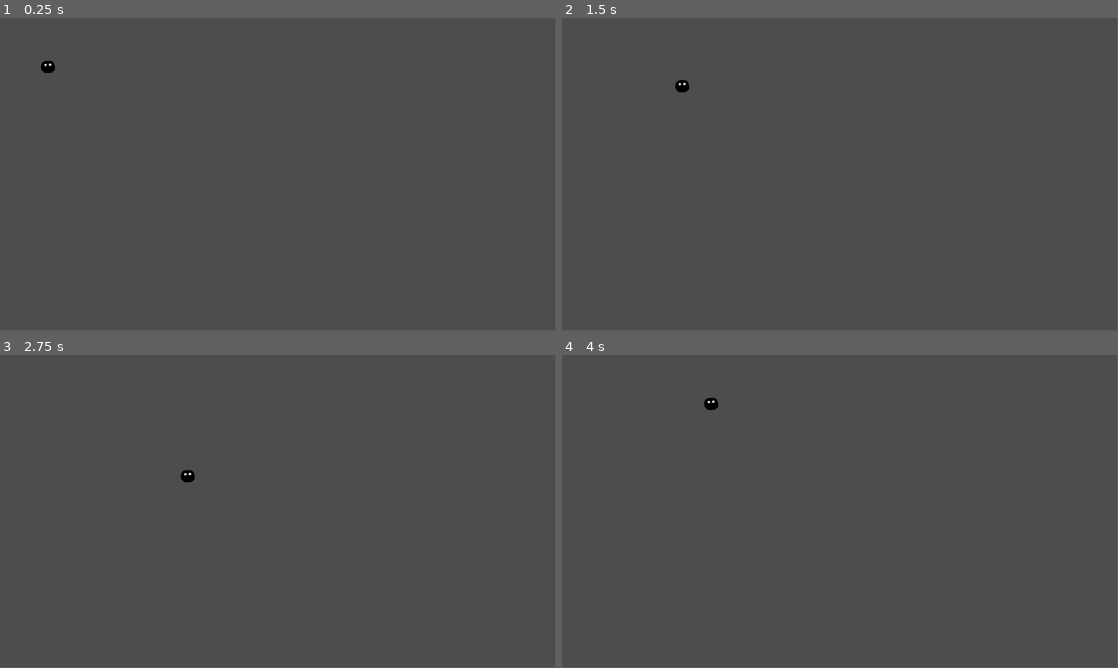
Above: before the commit, frames 1-4 (two rows, left to right).
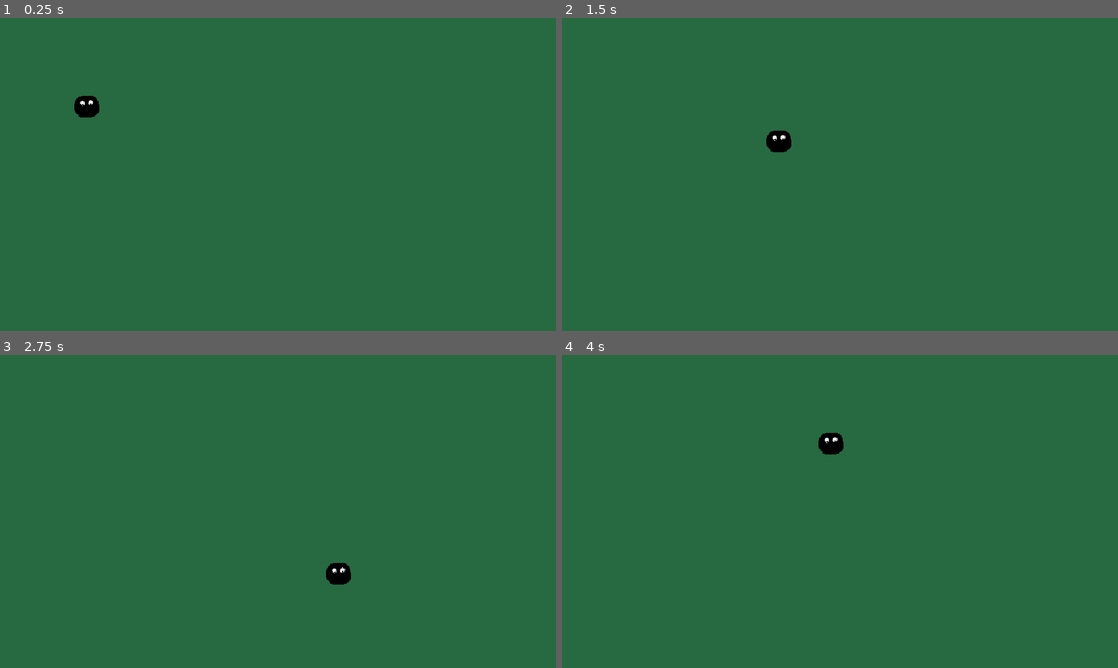
Above: after the commit, the same moments.

Repository: Akarui/GhostGame
Game: Godot game, scene res://scenes/root.tscn
Same seed, same stepped clock (60 frames per second), same inputs: the game is played once before the commit and once after it. Before the commit the project starts from res://init_node.tscn.
Inputs:
- Up to frame 1 (0.25 s): no input
- Up to frame 2 (1.5 s): tap Enter at 0.5 s; hold D (move_right) 0.53-1.28 s; hold S (move_down) from 1.28 s (still down)
- Up to frame 3 (2.75 s): release S (move_down) at 2.03 s; hold D (move_right) from 2.03 s (still down)
- Up to frame 4 (4 s): release D (move_right) at 2.78 s; hold W (move_up) 2.78-3.53 s; hold A (move_left) from 3.53 s (still down)
In our replay, the window is 799x449 before the commit and 800x450 after it. These sizes can differ from the game's own. Grey fills any space a smaller window leaves; there, only what the larger window draws over its background counts as a difference.

The runs differ from the first frame. In frame 1, 100% of the frame differs, in the area x 0-100%, y 0-100%; in frame 2, 100%; in frame 3, 100%; in frame 4, 100%.

Commit message:
project restructure

Diff:
--- a/project.godot
+++ b/project.godot
@@ -11,9 +11,18 @@
 [application]
 
 config/name="Ghost Library"
-run/main_scene="res://init_node.tscn"
+run/main_scene="res://scenes/root.tscn"
 config/features=PackedStringArray("4.2", "Forward Plus")
-config/icon="res://icon.svg"
+config/icon="res://art/icon.svg"
+
+[display]
+
+window/size/viewport_width=640
+window/size/viewport_height=360
+window/size/window_width_override=1280
+window/size/window_height_override=720
+window/stretch/mode="viewport"
+window/stretch/scale_mode="integer"
 
 [input]
 
@@ -37,3 +46,7 @@
 "events": [Object(InputEventKey,"resource_local_to_scene":false,"resource_name":"","device":-1,"window_id":0,"alt_pressed":false,"shift_pressed":false,"ctrl_pressed":false,"meta_pressed":false,"pressed":false,"keycode":0,"physical_keycode":83,"key_label":0,"unicode":115,"echo":false,"script":null)
 ]
 }
+
+[rendering]
+
+environment/defaults/default_clear_color=Color(0.151319, 0.410791, 0.254208, 1)
--- a/init_node.tscn
+++ b/scenes/root.tscn
@@ -1,13 +1,13 @@
-[gd_scene load_steps=5 format=3 uid="uid://c1y5rdvdeig4p"]
+[gd_scene load_steps=5 format=3 uid="uid://bas0akupu1g3s"]
 
-[ext_resource type="Script" path="res://Player.gd" id="1_dd6sy"]
-[ext_resource type="Texture2D" uid="uid://cmw4oewmmoa02" path="res://temp_assets/Player1.png" id="2_2lxco"]
+[ext_resource type="Script" path="res://scripts/Player.gd" id="1_4gbya"]
+[ext_resource type="Texture2D" uid="uid://cmw4oewmmoa02" path="res://art/Player1.png" id="2_xcvcl"]
 
 [sub_resource type="SpriteFrames" id="SpriteFrames_q1eho"]
 animations = [{
 "frames": [{
 "duration": 1.0,
-"texture": ExtResource("2_2lxco")
+"texture": ExtResource("2_xcvcl")
 }],
 "loop": true,
 "name": &"default",
@@ -16,10 +16,10 @@
 
 [sub_resource type="CapsuleShape2D" id="CapsuleShape2D_g1x7i"]
 
-[node name="InitNode2" type="Node2D"]
+[node name="Root" type="Node2D"]
 
 [node name="Player" type="Area2D" parent="."]
-script = ExtResource("1_dd6sy")
+script = ExtResource("1_4gbya")
 
 [node name="AnimatedSprite2D" type="AnimatedSprite2D" parent="Player"]
 position = Vector2(4, 0.999998)
Renamed: temp_assets/Player1.png -> art/Player1.png
Not shown, changed: art/Player1.png.import
Renamed: icon.svg -> art/icon.svg
Not shown, changed: art/icon.svg.import
Renamed: Player.gd -> scripts/Player.gd
